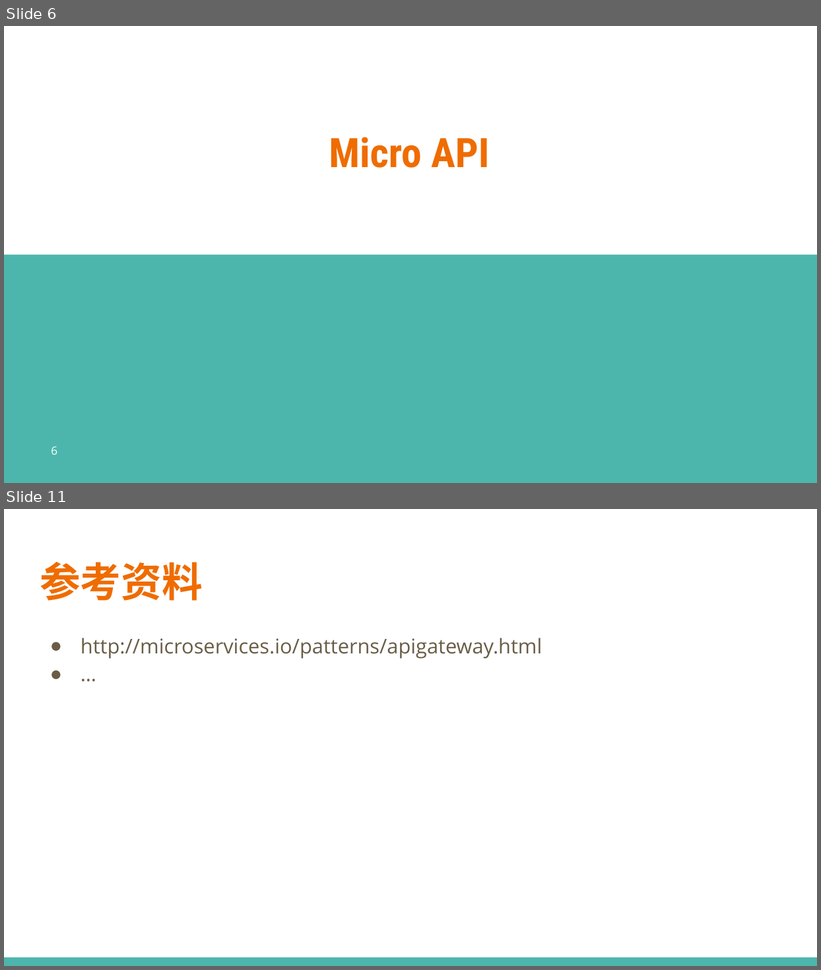
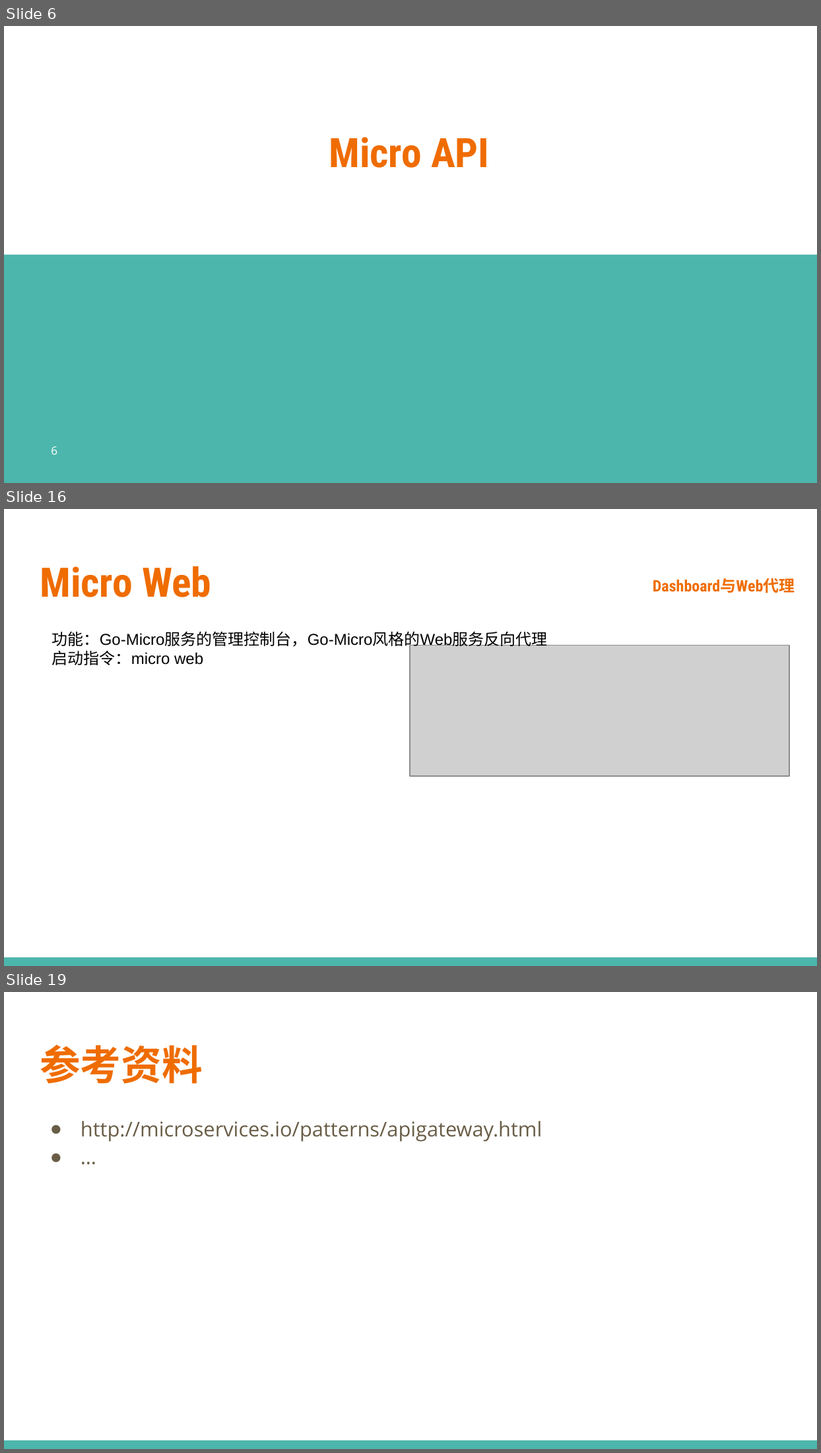
Before and after one commit to printfcoder/stack-rpc-tutorials, a slide deck: others/share/learning-go/【第三期】Micro工具集.pptx. Shown one above the other, each under a label of ours: slides 6 and 11 before the commit, slides 6, 16 and 19 after it; the slides between them are not shown. The pictures are 821x970 and 821x1453 pixels, drawn with LibreOffice and Linux fonts; fonts in the diff are those of the drawing; grey boxes stand for pictures; background and template pictures are left out. Boxes give left, top, right and bottom in pixels: in the first picture for what was removed or moved away, otherwise in the second. Text is boxed around its words. In the diff, an @@ line names an element or a change of style, - is before the commit and + after.

Commit message:
夜读资料 update Micro Proxy

```diff
--- a/others/share/learning-go/【第三期】Micro工具集.pptx
+++ b/others/share/learning-go/【第三期】Micro工具集.pptx
@@ slide 16 added at box(4, 509, 817, 966), background #FFFFFF; not listed: 1 template element that a slide beside it also shows @@
@@ title added at box(40, 566, 211, 597), 36 pt, text #EF6C00, bold @@
+Micro Web
@@ text added at box(653, 578, 795, 593), 14 pt, text #EF6C00, bold @@
+Dashboard与Web代理
@@ text added at box(52, 632, 548, 665), 14 pt, text #000000 @@
+功能：Go-Micro服务的管理控制台，Go-Micro风格的Web服务反向代理
+启动指令：micro web
@@ picture added at box(410, 646, 789, 776) @@
@@ what was slide 11 is now slide 19 @@
```
Also in this commit, not shown: 4 slides changed, 7 other slides added, 17 other files.
